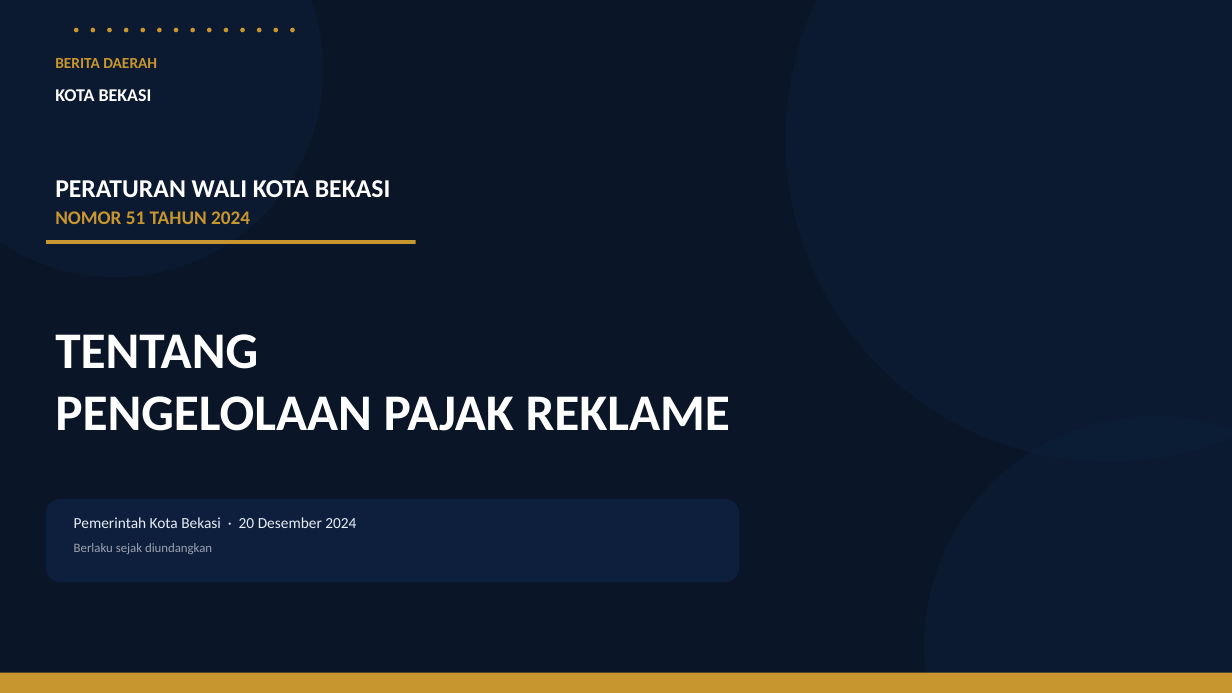
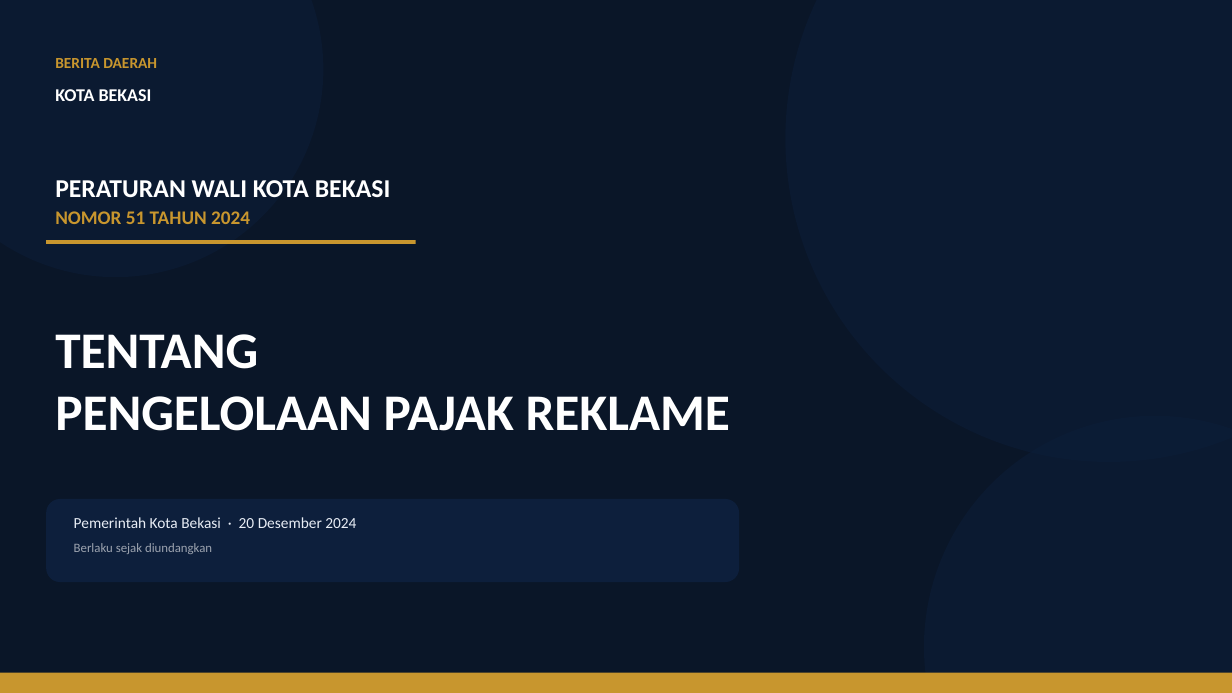
Before and after one commit to rahadiana/coba_ppt, a slide deck: slide 1 of Perwal_Bekasi_51_2024_Pajak_Reklame.pptx. Drawn at 1232x693 pixels with LibreOffice and Linux fonts; fonts in the diff are those of the drawing. Boxes give left, top, right and bottom in pixels: in the first picture for what was removed or moved away, otherwise in the second. Text is boxed around its words. In the diff, an @@ line names an element or a change of style, - is before the commit and + after.

```diff
--- a/Perwal_Bekasi_51_2024_Pajak_Reklame.pptx
+++ b/Perwal_Bekasi_51_2024_Pajak_Reklame.pptx
@@ ellipse removed at <box>74,28,79,32</box> @@
@@ ellipse removed at <box>91,28,95,32</box> @@
@@ ellipse removed at <box>107,28,112,32</box> @@
@@ ellipse removed at <box>124,28,128,32</box> @@
@@ ellipse removed at <box>140,28,145,32</box> @@
@@ ellipse removed at <box>157,28,162,32</box> @@
@@ ellipse removed at <box>174,28,178,32</box> @@
@@ ellipse removed at <box>190,28,195,32</box> @@
@@ ellipse removed at <box>207,28,212,32</box> @@
@@ ellipse removed at <box>224,28,228,32</box> @@
@@ ellipse removed at <box>240,28,245,32</box> @@
@@ ellipse removed at <box>257,28,262,32</box> @@
@@ ellipse removed at <box>274,28,278,32</box> @@
@@ ellipse removed at <box>290,28,295,32</box> @@
```
Also in this commit, not shown: 32 other slides changed, 1 other file.
